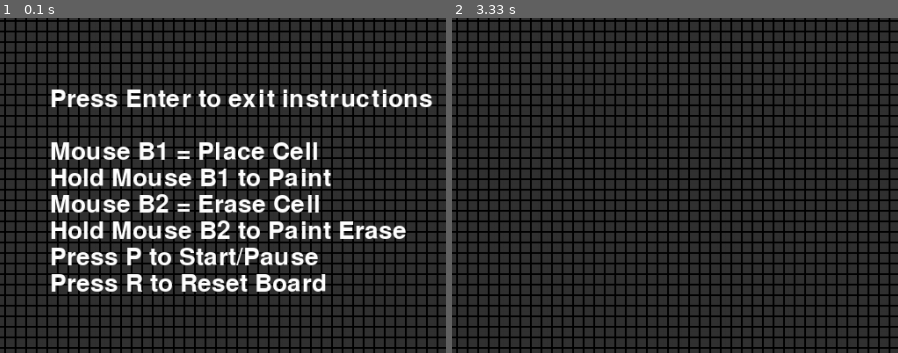
Above: before the commit, frames 1-2 (left to right).
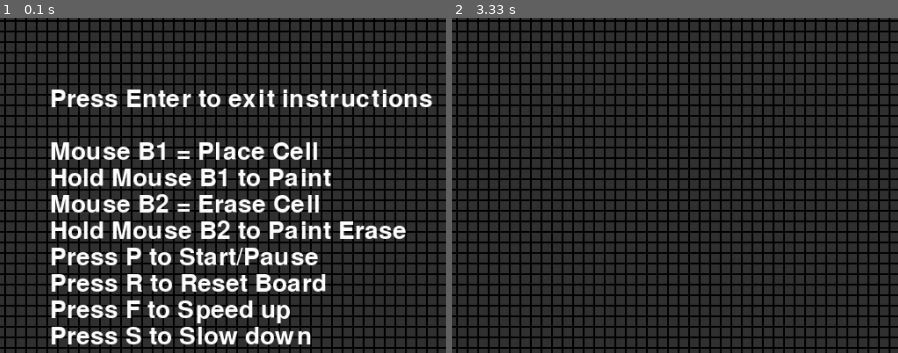
Above: after the commit, the same moments.

Repository: Hungry-Gnu/PygameLife
Game: pygame game, started from game.py
Two runs of this game, one before a commit and one after it. Both use one fixed random seed, a clock stepped at 60 frames per second and the inputs below.
Inputs:
- Up to frame 1 (0.1 s): no input
- Up to frame 2 (3.33 s): tap S at 0.33 s; tap F at 1.67 s; tap Enter at 3 s
The pictures show only the part of the screen within x 4-54%, y 3-53%; the shares and areas given below are measured in that part.

The runs differ from the first frame. In frame 1, 3.1% of the frame differs, in the area x 11-70%, y 84-98%; in frame 2, nothing differs.

Commit message:
Add speed controls

Diff:
--- a/game.py
+++ b/game.py
@@ -13,7 +13,6 @@
 
 class LifeGame:
     def __init__(self):
-        self.speed = 30
         pygame.init()
         #sinitSize = [1920,1000]
         initSize = [1024,768]
@@ -30,28 +29,40 @@
                              'Mouse B2 = Erase Cell',
                              'Hold Mouse B2 to Paint Erase',
                              'Press P to Start/Pause',
-                             'Press R to Reset Board']
+                             'Press R to Reset Board',
+                             'Press F to Speed up',
+                             'Press S to Slow down']
+
+        self.simSpeed = {'1 second':60, '0.5ms':30, '0.25ms':15,
+                         '0.12ms':12, '0.06ms':6, '0.03ms':3,
+                         '0.02ms':2,'Realtime':1}
+        self.speed = 3
 
     def main(self):
+        framecount = 0
         while True:
             self.getEvents()
+            # Menu State
             if self.state == 1:
                 self.screen.fill(BLACK)
                 self.cellLife.drawBG()
                 for i in range(len(self.instr)):
                     text = self.font.render(self.instr[i], 1, WHITE)
                     self.screen.blit(text,(100,100+i*30))
-
+            # Paused State
             elif self.state == 2:
                 self.screen.fill(BLACK)
                 self.cellLife.paused()
-
+            # Running State
             elif self.state == 3:
-                self.screen.fill(BLACK)
-                self.cellLife.drawBG()
-                self.cellLife.update()
-
-            self.clock.tick(self.speed)
+                if framecount > self.speed:
+                    self.screen.fill(BLACK)
+                    self.cellLife.drawBG()
+                    self.cellLife.update()
+                    framecount = 0
+            # Game Tick
+            framecount += 1
+            self.clock.tick(60)
             pygame.display.flip()
 
     def getEvents(self):
@@ -59,6 +70,7 @@
             if event.type == pygame.QUIT: # If user clicked close
                 quit()
                 pygame.quit()
+            # Mouse interaction in Running and Paused states.
             if event.type == pygame.MOUSEBUTTONDOWN and self.state != 1:
                 while True:
                     event = pygame.event.poll()
@@ -82,6 +94,19 @@
                 if pygame.key.get_pressed()[pygame.K_r] == 1:
                     self.cellLife.resetGrid()
                     if self.state == 3: self.state = 2
+                if pygame.key.get_pressed()[pygame.K_f] == 1:
+                    if self.state == 3:
+                        if   self.speed > 30: self.speed -= 10
+                        elif self.speed > 15: self.speed -= 5
+                        elif self.speed > 5: self.speed -= 2
+                        elif self.speed > 0:  self.speed -=1
+                elif pygame.key.get_pressed()[pygame.K_s] == 1:
+                    if self.state == 3:
+                        if   self.speed < 5: self.speed +=1
+                        elif self.speed < 15: self.speed +=2
+                        elif self.speed < 30: self.speed +=5
+                        elif self.speed < 60: self.speed +=10
+
 
 if __name__=='__main__':
     game = LifeGame()
